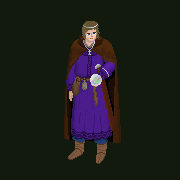
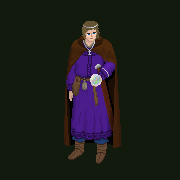
Comparing the layer stacks of the two 180×180 images. Changes:
painted on "Background" over [64, 54, 121, 164]
